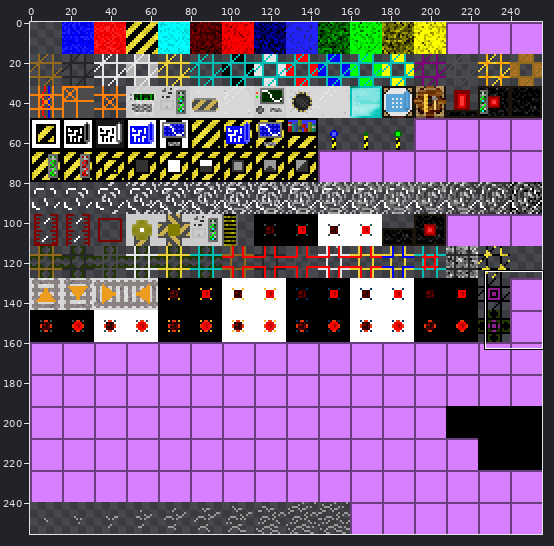
Sprite sheet -- buildcraft_resources/gfx/buildcraft/blocks/blocks.png. The picture above shows the old version from afar; the outline marks the close-up.
Close-up. Old version:
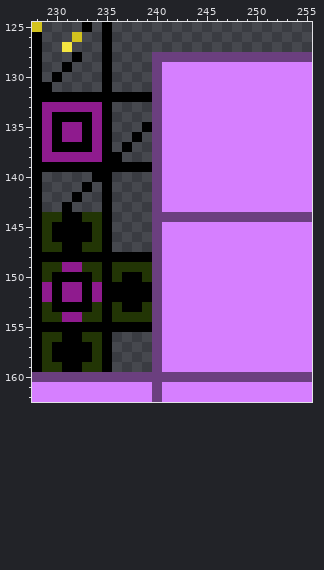
The file is 256x256 pixels. Pixels under 10% opacity are left out. Colours within 5 levels of each other are drawn and written as one. Shown: x 228..255, y 125..162.
The same view after the edit:
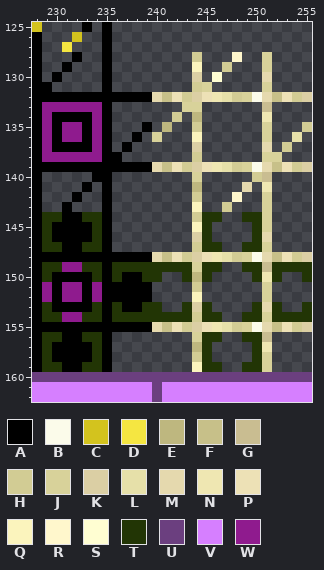
Palette (. is transparent): A #000000  B #fbfbea  C #d3c31e  D #f5e641  E #beb77f  F #c7c089  G #c9bd91  H #d2cc94  J #d8d29a  K #dbcfa4  L #e6e0a9  M #e5d9ae  N #efe7b2  P #ede1b6  Q #fbf4bd  R #fff7cc  S #fffed2  T #223505  U #6b3f7f  V #d67fff  W #8f1b8e
Edits made:
@@ x 238..255 @@
 127 ..................
-128 ..UUUUUUUUUUUUUUUU
-129 ..UVVVVVVVVVVVVVVV
-130 ..UVVVVVVVVVVVVVVV
-131 ..UVVVVVVVVVVVVVVV
-132 AAUVVVVVVVVVVVVVVV
-133 ..UVVVVVVVVVVVVVVV
-134 ..UVVVVVVVVVVVVVVV
-135 .AUVVVVVVVVVVVVVVV
-136 A.UVVVVVVVVVVVVVVV
-137 ..UVVVVVVVVVVVVVVV
-138 ..UVVVVVVVVVVVVVVV
-139 AAUVVVVVVVVVVVVVVV
-140 ..UVVVVVVVVVVVVVVV
-141 ..UVVVVVVVVVVVVVVV
-142 ..UVVVVVVVVVVVVVVV
-143 ..UVVVVVVVVVVVVVVV
-144 ..UUUUUUUUUUUUUUUU
-145 ..UVVVVVVVVVVVVVVV
-146 ..UVVVVVVVVVVVVVVV
-147 ..UVVVVVVVVVVVVVVV
-148 AAUVVVVVVVVVVVVVVV
-149 TTUVVVVVVVVVVVVVVV
-150 ATUVVVVVVVVVVVVVVV
-151 AAUVVVVVVVVVVVVVVV
-152 AAUVVVVVVVVVVVVVVV
-153 ATUVVVVVVVVVVVVVVV
-154 TTUVVVVVVVVVVVVVVV
-155 AAUVVVVVVVVVVVVVVV
-156 ..UVVVVVVVVVVVVVVV
-157 ..UVVVVVVVVVVVVVVV
-158 ..UVVVVVVVVVVVVVVV
-159 ..UVVVVVVVVVVVVVVV
+128 ......H...R..J....
+129 ......Q..H...J....
+130 ......K.S....M....
+131 ......HJ.....J....
+132 AAMFPHKPNLHJBMFPHK
+133 .....JJ......G....
+134 ....H.E......N....
+135 .A.E..H......J...H
+136 A.J...Q......J..L.
+137 ......K......M.H..
+138 ......H......JJ...
+139 AAMFPHKPNLHJBMFPHK
+140 ......J.....HG....
+141 ......E....M.N....
+142 ......H...R..J....
+143 ......Q..H...J....
+144 ......HTT..TTJ....
+145 ......QT....TJ....
+146 ......KT....TM....
+147 ......HTT..TTJ....
+148 AAMFPHKPNLHJBMFPHK
+149 TTTTTTJTT..TTGTTTT
+150 ATT..TET....TNT..T
+151 AA....H......J....
+152 AA....Q......J....
+153 ATT..TKT....TMT..T
+154 TTTTTTHTT..TTJTTTT
+155 AAMFPHKPNLHJBMFPHK
+156 ......JTT..TTG....
+157 ......ET....TN....
+158 ......HT....TJ....
+159 ......QTT..TTJ....
 160 UUUUUUUUUUUUUUUUUU
